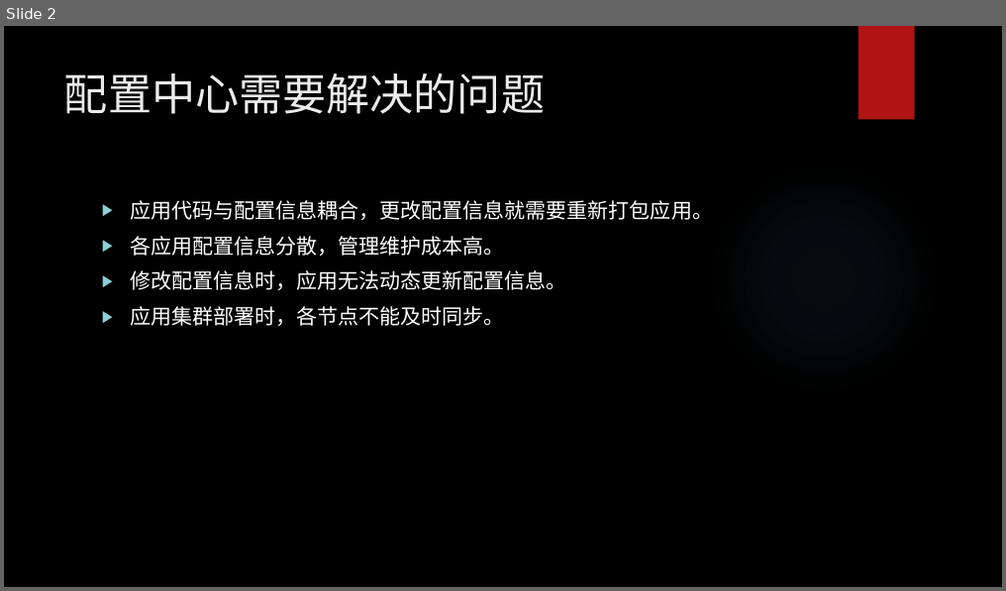
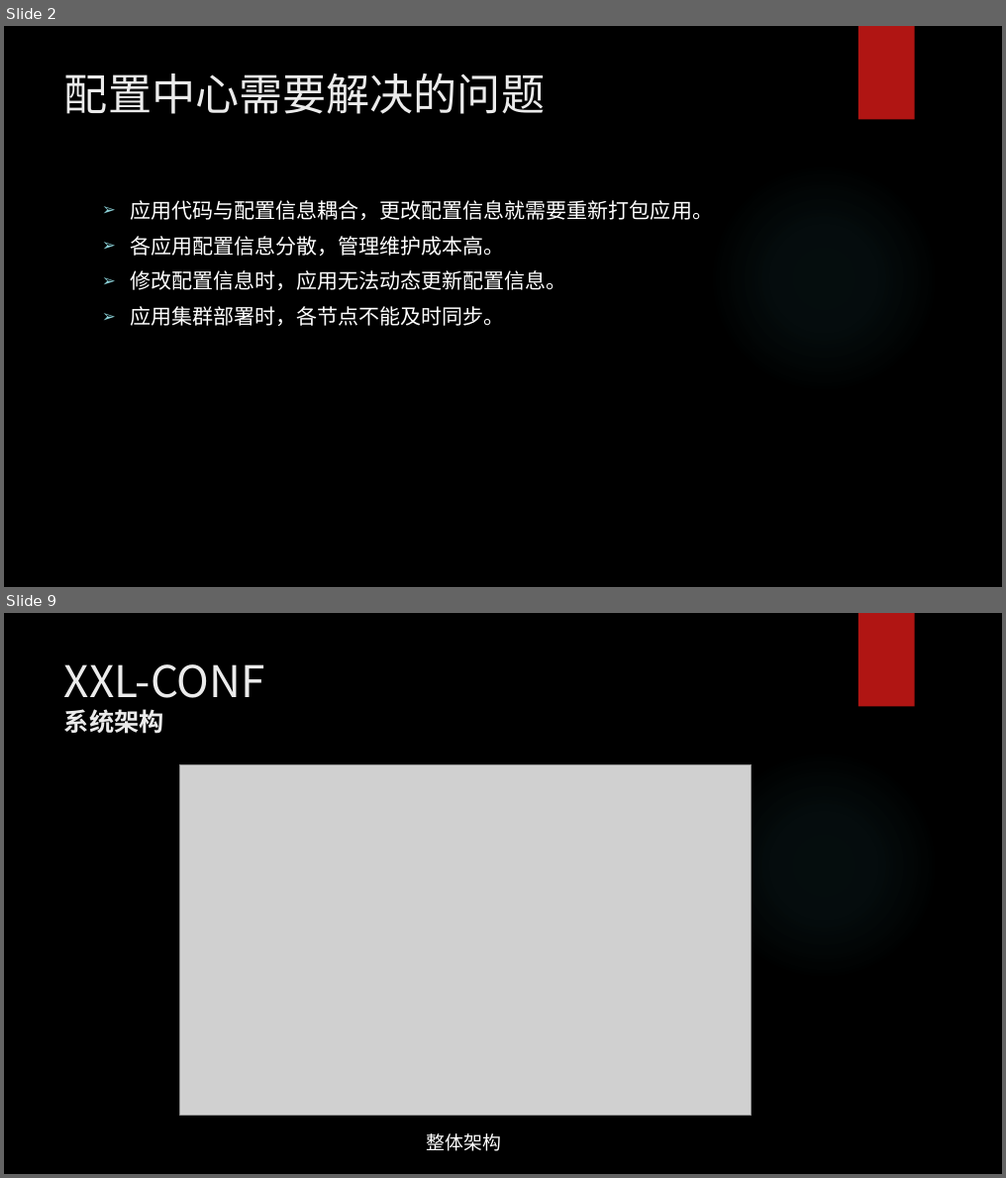
Before and after one commit to llggttd/sources, a slide deck: conf/分布式配置中心.pptx. Shown one above the other, each under a label of ours: slide 2 before the commit, slides 2 and 9 after it; the slides between them are not shown. The pictures are 1006x591 and 1006x1178 pixels, drawn with LibreOffice and Linux fonts; fonts in the diff are those of the drawing; grey boxes stand for pictures; background and template pictures are left out. Boxes give left, top, right and bottom in pixels: in the first picture for what was removed or moved away, otherwise in the second. Text is boxed around its words. In the diff, an @@ line names an element or a change of style, - is before the commit and + after.

```diff
--- a/conf/分布式配置中心.pptx
+++ b/conf/分布式配置中心.pptx
@@ slide 9 added at (4,613,1002,1174), background picture (left out); not listed: 2 template elements that a slide beside it also shows @@
@@ title added at (64,664,265,734), 42 pt, text #EBEBEB @@
+XXL-CONF
+系统架构
@@ picture added at (180,765,751,1115) @@
@@ text added at (427,1134,502,1152), 18 pt, text #FFFFFF @@
+整体架构
@@ slide 2 changed as well @@
@@ text "应用代码与配置信息耦合，更改配置信息就需要重新打包应用。" at (130,200,713,326): font TeX Gyre Adventor to Noto Sans CJK SC; bullet ▶ to ➢ @@
```
Also in this commit, not shown: 1 other slide changed, 12 other slides added, 6 other files.
